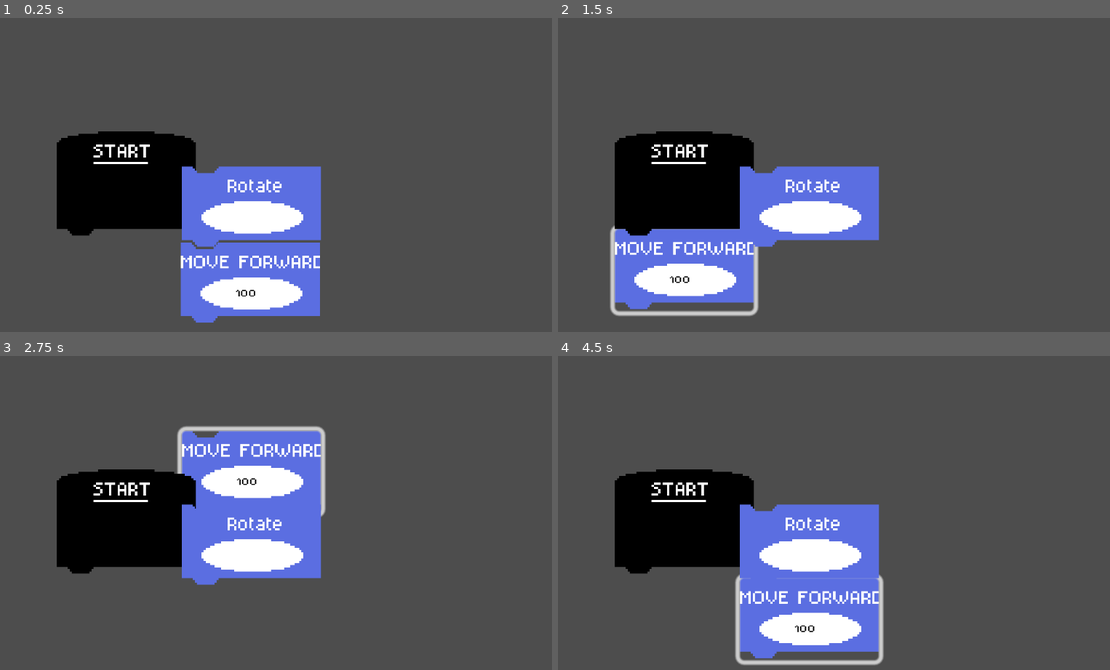
Above: before the commit, frames 1-4 (two rows, left to right).
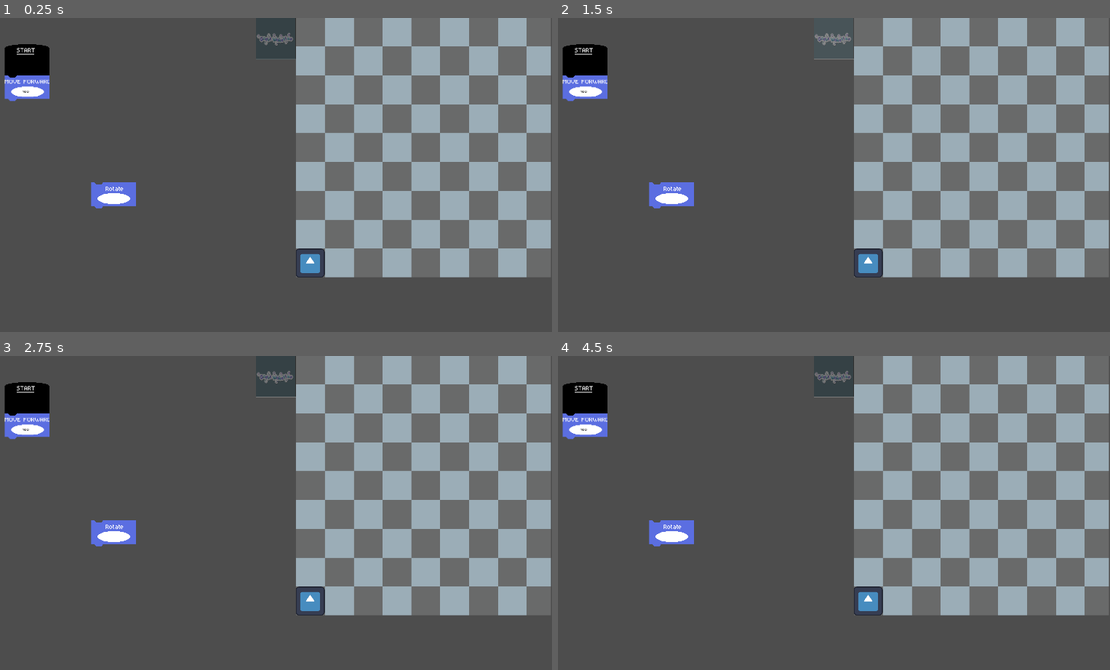
Above: after the commit, the same moments.

Repository: lostlp09/SIgnnalpuzzlegame
Game: Godot game, scene res://node_2d.tscn
The game is run twice, just before and just after one commit, with the same random seed, the same clock (stepped at 60 frames per second) and the same inputs. The engine's default icon, where the game draws it, is replaced by a stand-in: a white triangle on a blue panel in a dark square.
Inputs (mouse positions are in pixels of both pictures, inside the frame that each line leads up to):
- Up to frame 1 (0.25 s): no input
- Up to frame 2 (1.5 s): click (806, 284) at 0.52 s; click (834, 36) at 1.27 s
- Up to frame 3 (2.75 s): tap Enter at 2 s; move the mouse to (391, 503) at 2.02 s; hold Right from 2.03 s (still down); tap Alt at 2.1 s
- Up to frame 4 (4.5 s): tap Space at 2.75, 4.25 s; move the mouse to (701, 534) at 2.77 s; release Right at 2.78 s; hold Down 2.78-3.53 s; tap Shift at 2.85, 4.35 s; tap Enter at 3.5 s; move the mouse to (878, 447) at 3.52 s; hold Right 3.53-4.28 s; tap Alt at 3.6 s; move the mouse to (789, 585) at 4.27 s; hold Up from 4.28 s (still down)

The runs differ from the first frame. In frame 1, 57% of the frame differs, in the area x 0-100%, y 0-97%; in frame 2, 58%, in the area x 0-100%, y 0-95%; in frame 3, 57%; in frame 4, 58%.

Commit message:
programed the moveblock
yo

Diff:
--- /dev/null
+++ b/new-game-project/allfmoverotatefunctions.gd
@@ -0,0 +1,16 @@
+extends Node
+
+
+func  move(a,Character)->void:
+	var anzahl = 96 * a
+	for i in range(0,anzahl):
+		print("hi")
+		Character.move_local_x(1)
+		await get_tree().create_timer(0.01).timeout
+
+
+	pass
+
+
+func  Rotate()->void:
+	pass
--- a/new-game-project/node_2d.tscn
+++ b/new-game-project/node_2d.tscn
@@ -1,10 +1,14 @@
-[gd_scene load_steps=8 format=3 uid="uid://dyqljflr220j3"]
+[gd_scene load_steps=12 format=3 uid="uid://dyqljflr220j3"]
 
 [ext_resource type="Texture2D" uid="uid://ce067qio0jifs" path="res://move.png" id="1_0hol4"]
 [ext_resource type="Texture2D" uid="uid://df6cksblualhb" path="res://STARTblock.png" id="2_q6r6c"]
 [ext_resource type="Script" uid="uid://dv1jyuvf0su4q" path="res://star_tblock.gd" id="3_kdubu"]
 [ext_resource type="FontFile" uid="uid://qm60bnc47k4o" path="res://PixelifySans-VariableFont_wght.ttf" id="3_q6r6c"]
 [ext_resource type="Texture2D" uid="uid://bvy3yswkegu0u" path="res://Rotateblock.png" id="4_d21ai"]
+[ext_resource type="Texture2D" uid="uid://cycqko5n8cw1d" path="res://Screenshot 2025-10-16 145056.png" id="6_kdubu"]
+[ext_resource type="Texture2D" uid="uid://cl5bvd1fpnn2q" path="res://icon.svg" id="7_rj586"]
+[ext_resource type="Texture2D" uid="uid://dlaq3f3hiu07f" path="res://images/godotwaka.png" id="8_4d7sh"]
+[ext_resource type="Script" uid="uid://cf0tnbl73s830" path="res://sprite_2d_2.gd" id="9_4d7sh"]
 
 [sub_resource type="RectangleShape2D" id="RectangleShape2D_q6r6c"]
 size = Vector2(20, 246)
@@ -12,13 +16,14 @@
 [sub_resource type="StyleBoxEmpty" id="StyleBoxEmpty_kdubu"]
 
 [node name="Node2D" type="Node2D"]
-metadata/_edit_vertical_guides_ = [128.0]
+metadata/_edit_vertical_guides_ = [128.0, -832.0]
 
-[node name="Move" type="Sprite2D" parent="."]
-position = Vector2(554, 519)
-scale = Vector2(4.305, 4.305)
+[node name="Move" type="Sprite2D" parent="." groups=["move"]]
+position = Vector2(-197, 14)
+scale = Vector2(2.305, 2.305)
 texture = ExtResource("1_0hol4")
 script = ExtResource("3_kdubu")
+metadata/oldpos = Vector2(0, 0)
 
 [node name="Button" type="Button" parent="Move"]
 offset_left = -32.0
@@ -55,10 +60,11 @@
 metadata/_edit_use_anchors_ = true
 
 [node name="StarTblock" type="Sprite2D" parent="." groups=["Startblock"]]
-position = Vector2(308, 346)
-scale = Vector2(4.305, 4.305)
+position = Vector2(-197, -64)
+scale = Vector2(2.305, 2.305)
 texture = ExtResource("2_q6r6c")
 script = ExtResource("3_kdubu")
+metadata/oldpos = Vector2(0, 0)
 
 [node name="Button" type="Button" parent="StarTblock"]
 offset_left = -32.0
@@ -77,11 +83,12 @@
 
 [node name="all children" type="Node" parent="StarTblock"]
 
-[node name="Rotateblock" type="Sprite2D" parent="."]
-position = Vector2(556, 368)
-scale = Vector2(4.305, 4.305)
+[node name="Rotateblock" type="Sprite2D" parent="." groups=["Rotate"]]
+position = Vector2(88, 368)
+scale = Vector2(2.305, 2.305)
 texture = ExtResource("4_d21ai")
 script = ExtResource("3_kdubu")
+metadata/oldpos = Vector2(0, 0)
 
 [node name="Button" type="Button" parent="Rotateblock"]
 offset_left = -32.288
@@ -97,3 +104,32 @@
 [node name="CollisionShape2D" type="CollisionShape2D" parent="Rotateblock/Area2D"]
 position = Vector2(0, 133)
 shape = SubResource("RectangleShape2D_q6r6c")
+
+[node name="Camera2D" type="Camera2D" parent="."]
+position = Vector2(577, 325)
+scale = Vector2(4.305, 4.305)
+
+[node name="TextureRect" type="TextureRect" parent="."]
+offset_left = 691.0
+offset_top = -216.0
+offset_right = 1533.0
+offset_bottom = 643.0
+texture = ExtResource("6_kdubu")
+stretch_mode = 1
+
+[node name="Sprite2D" type="Sprite2D" parent="."]
+position = Vector2(738, 596)
+scale = Vector2(0.75, 0.75)
+texture = ExtResource("7_rj586")
+
+[node name="Sprite2D2" type="Sprite2D" parent="."]
+position = Vector2(624, -147)
+scale = Vector2(0.0693421, 0.0961539)
+texture = ExtResource("8_4d7sh")
+script = ExtResource("9_4d7sh")
+
+[node name="Button" type="Button" parent="Sprite2D2"]
+offset_left = -922.96
+offset_top = -728.0
+offset_right = 981.04
+offset_bottom = 697.0
--- a/new-game-project/project.godot
+++ b/new-game-project/project.godot
@@ -15,9 +15,22 @@
 config/features=PackedStringArray("4.4", "Forward Plus")
 config/icon="res://icon.svg"
 
+[autoload]
+
+Allfmoverotatefunctions="*res://allfmoverotatefunctions.gd"
+
+[display]
+
+window/size/viewport_width=1920
+window/size/viewport_height=1080
+
 [editor_plugins]
 
 enabled=PackedStringArray("res://addons/godot_super-wakatime/plugin.cfg")
+
+[global_group]
+
+Rotate=""
 
 [gui]
 
--- /dev/null
+++ b/new-game-project/sprite_2d_2.gd
@@ -0,0 +1,21 @@
+extends Sprite2D
+@onready var player = $"../Sprite2D"
+@onready var button =$Button
+@onready var Startchild = $"../StarTblock/all children"
+
+# Called when the node enters the scene tree for the first time.
+func _ready() -> void:
+	button.pressed.connect(start)
+
+
+# Called every frame. 'delta' is the elapsed time since the previous frame.
+func _process(delta: float) -> void:
+	pass
+func start()-> void:
+	print("hi")
+	for i in Startchild.get_children():
+		if i.is_in_group("move"):
+			var anzahl = int(i.get_child(2).text)
+			Allfmoverotatefunctions.move(anzahl,player)
+		elif i.is_in_group("Rotate"):
+			pass
--- a/new-game-project/star_tblock.gd
+++ b/new-game-project/star_tblock.gd
@@ -4,17 +4,19 @@
 @onready var button1 = null
 @onready var area = null
 var mousepressed = false
+@onready var allchildren = $"../StarTblock/all children"
 func _ready() -> void:
 	button1 = self.get_child(0)
 	area = self.get_child(1)
 	button1.button_down.connect(pressed)
 	button1.button_up.connect(unpressed)
 func _process(delta: float) -> void:
-	if mousepressed == true:
+	if mousepressed == true and  not self.is_in_group("Startblock"):
 		self.position = get_global_mouse_position()
 func pressed()->void:
 	mousepressed = true
 func unpressed()->void:
+
 	if area.has_overlapping_areas():
 		var otherareas = area.get_overlapping_areas()
 
@@ -23,7 +25,7 @@
 		if isoriginalareahigher ==true:
 
 			if not self.is_in_group("Startblock"):
-				var gounderposition = otherareas[0].get_parent().position+  Vector2(0,146)
+				var gounderposition = otherareas[0].get_parent().position+  Vector2(0,78)
 				var allowed = true
 
 				for i in parent.get_children():
@@ -32,23 +34,52 @@
 						break
 
 				if allowed :
+					var oldpos = self.get_meta("oldpos")
 					self.position = gounderposition
+					if self.get_parent() == allchildren and not oldpos == self.position:
+						self.reparent(parent)
+					if(otherareas[0].get_parent() ==$"../StarTblock" or otherareas[0].get_parent().get_parent() ==allchildren) and not oldpos == self.position:
+						self.reparent(allchildren)
 		else:
 			print("top")
-			var goupposition = otherareas[0].get_parent().position - Vector2(0,146)
+			var goupposition = otherareas[0].get_parent().position - Vector2(0,78)
 			if not  otherareas[0].get_parent().is_in_group("Startblock"):
 				var allowed = true
 				for i in parent.get_children():
 					if i.position == goupposition:
 						allowed = false
 						break
-						pass
 				if allowed:
+					var oldpos = self.get_meta("oldpos")
 					self.position = goupposition
+					if self.get_parent() == allchildren and  not oldpos == self.position:
+						self.reparent(parent)
+					if (otherareas[0].get_parent() ==$"../StarTblock" or otherareas[0].get_parent().get_parent()==allchildren) and  not oldpos == self.position:
+						self.reparent(allchildren)
+		var startpos = allchildren.get_parent().position
+		var steigen  = 0
+		for i in allchildren.get_children():
+			print(i)
+			steigen += 1
+			i.position = startpos
+			i.position.y += 78 * steigen
+
+
+	else:
+
+		if self.get_parent() == allchildren:
+			var startpos = allchildren.get_parent().position
+			self.reparent(parent)
+			var steigen  = 0
+			for i in allchildren.get_children():
+				print(i)
+				steigen += 1
+				i.position = startpos
+				i.position.y += 60 * steigen
 
 
 
-
+	self.set_meta("oldpos",self.position)
 	mousepressed = false
 func größerkleiner(a,b)->bool:
 	print(a.position.y,b.position.y)
Binary file added: new-game-project/Screenshot 2025-10-16 144854.png
Not shown, added: new-game-project/Screenshot 2025-10-16 144854.png.import
Binary file added: new-game-project/Screenshot 2025-10-16 145056.png
Not shown, added: new-game-project/Screenshot 2025-10-16 145056.png.import
Not shown, added: new-game-project/allfmoverotatefunctions.gd.uid
Not shown, added: new-game-project/sprite_2d_2.gd.uid
Binary file added: new-game-project/square.png
Not shown, added: new-game-project/square.png.import
